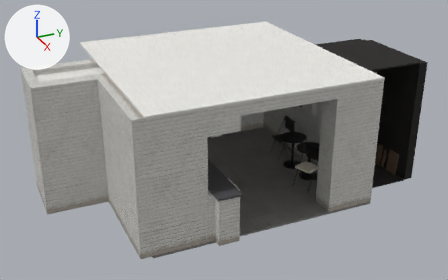
What one commit did to the glTF model public/models/r2-room.glb.
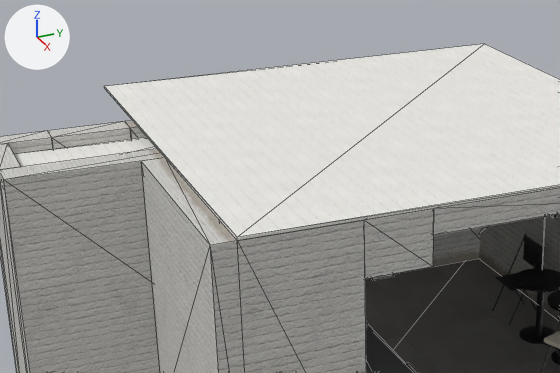
The first picture shows the older version from a 50 mm lens placed at (19.59, -9.09, 6.7), pointed at (8.18, -3.95, 1.0). The close-ups show the older and then the newer version on the part from 6% to 68% of the width and 0% to 65% of the height of that picture. Only the edits that show in the close-ups are written down. Lighting does not change. The marker at upper left points along +X, +Y and +Z. The close-ups show mesh edges as thin lines. Vertices at exactly the same position are counted once.

Names of what the first close-up shows: 'R2_Bar_Top', 'R2_Bistro_Tables_Folding_Chairs', 'R2_Ceiling_Boards', 'R2_Floor_Tiles', 'R2_Walls_Whitewashed' and 2 more.
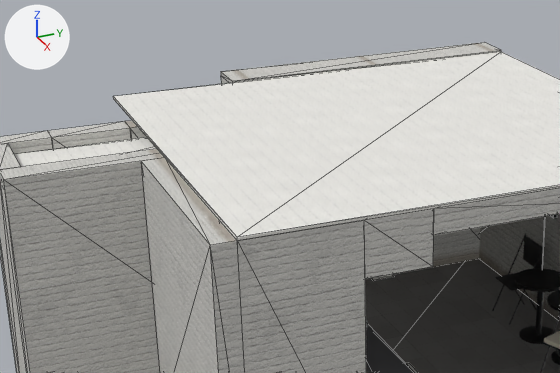
Location of each change, [x1, y1, x2, y2] in pixels of the close-ups (560 x 373 px; the box of a moved part takes in the faces that stretch with it):
'R2_Walls_Whitewashed', reshaped: before [0, 121, 560, 373]; after [0, 42, 560, 373]
'R2_Ceiling_Boards', reshaped: before [14, 44, 560, 241]; after [14, 52, 560, 241]
part 1 of me_r2_ceiling_boards, moved or reshaped: before [105, 44, 560, 236]; after [113, 52, 560, 236]
part 2 of me_r2_walls_whitewashed, built on: after [221, 42, 501, 84]
part 3 of me_r2_walls_whitewashed, surface changed: [182, 217, 413, 373] in both

The change in detail:
me_r2_ceiling_boards is used by ob_r2_ceiling_boards; location (0.0, 0.0, 0.0).
Before the commit, vertices of me_r2_ceiling_boards: 0 (5.4, -1.5, 2.75), 1 (5.4, -6.37, 2.75) at pixel (104, 88), 2 (5.4, -1.5, 2.78) at pixel (484, 43), 3 (5.4, -6.37, 2.78) at pixel (104, 86).
me_r2_ceiling_boards had 16 vertices, 24 faces and spanned x 5.4..10.35, y -7.68..-1.5, z 2.6..2.78.
me_r2_ceiling_boards now has 16 vertices, 24 faces and spans x 5.85..10.35, y -7.68..-1.5, z 2.6..2.78.
Part 1, on me_r2_ceiling_boards:
Vertices 0 to 3 of me_r2_ceiling_boards move by (0.45, 0.0, 0.0).
me_r2_walls_whitewashed is used by ob_r2_walls_whitewashed; location (0.0, 0.0, 0.0).
me_r2_walls_whitewashed had 112 vertices, 216 faces and spanned x 5.4..10.35, y -7.88..-1.5, z 0.0..2.75.
me_r2_walls_whitewashed now has 122 vertices, 236 faces and spans x 5.4..10.35, y -7.88..-1.5, z 0.0..2.8.
Part 2, on me_r2_walls_whitewashed:
4 faces are deleted.
4 vertices are added at (5.4, -5.0, 2.8), (5.4, -1.5, 2.8), (5.4, -5.0, 2.75), (5.4, -5.0, 0.0).
6 new vertices lie (0.45, 0.0, 0.0) away from vertices in x 5.4, y -5.0..-1.5, z 0.0..2.8.
24 new faces join them.
me_r2_walls_whitewashed part 3: 212 kept faces spanning x 5.4..10.35, y -7.88..-1.5, z 0.0..2.75 get new texture (UV) coordinates.
